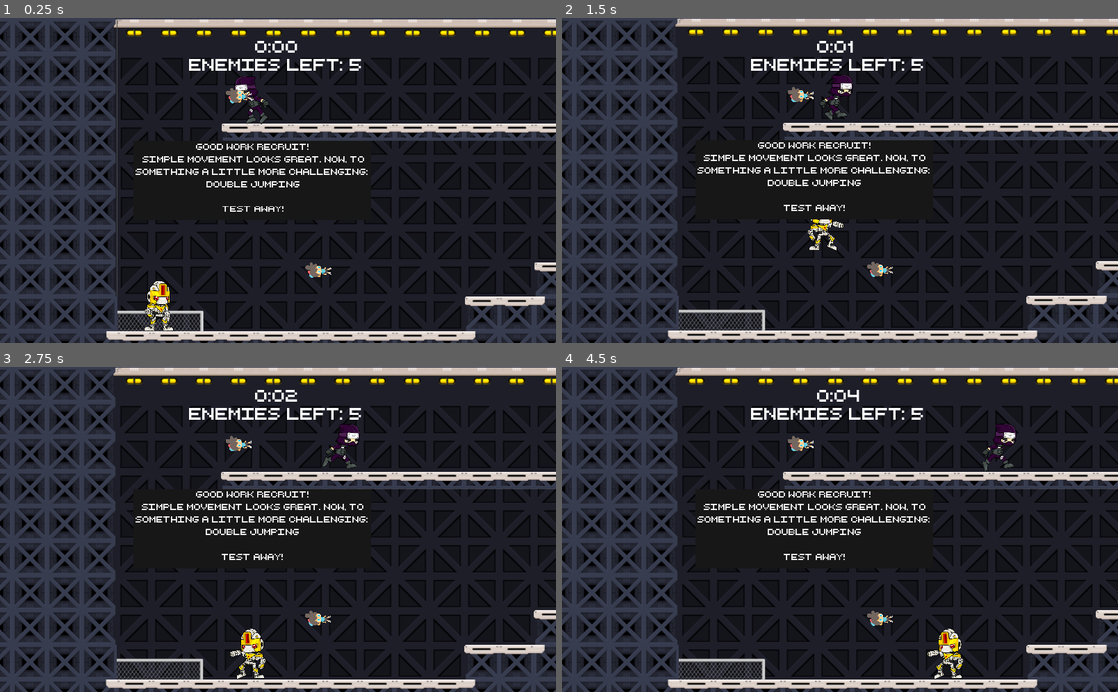
Above: before the commit, frames 1-4 (two rows, left to right).
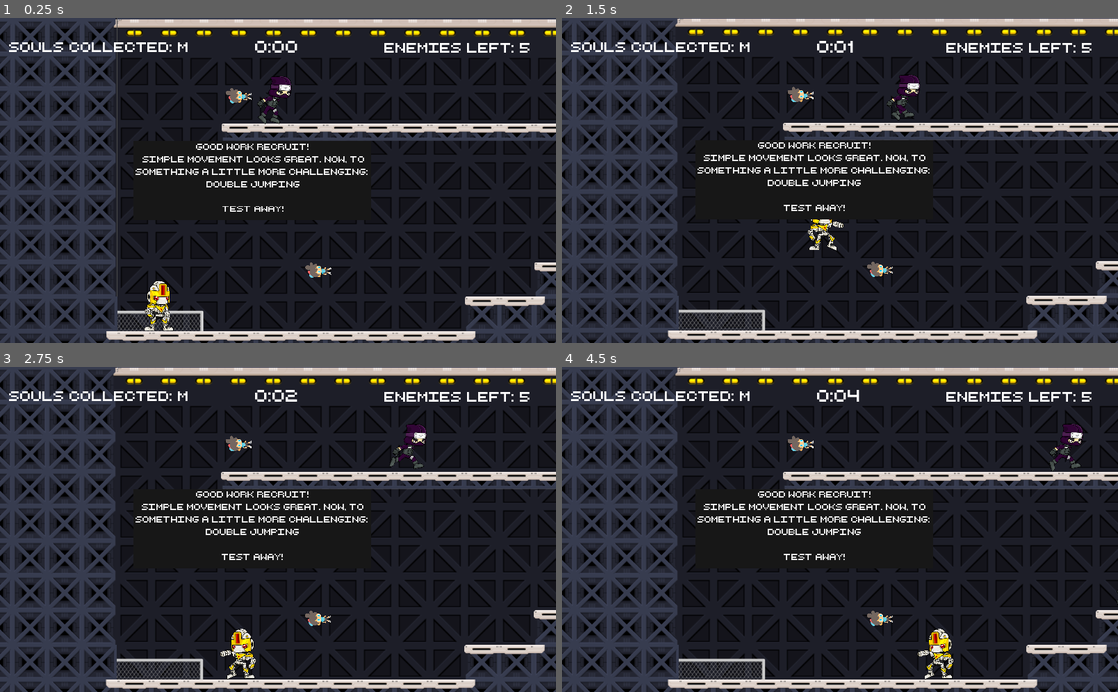
Above: after the commit, the same moments.

Repository: bsu-cs315/FP-LABS
Game: Godot game, scene res://src/Level-3.tscn
The game is run twice, just before and just after one commit, with the same random seed, the same clock (stepped at 60 frames per second) and the same inputs. This scene is started directly instead of the project's main scene.
Inputs:
- Up to frame 1 (0.25 s): no input
- Up to frame 2 (1.5 s): hold Right (move_right) from 0.53 s (still down); tap Space (melee) at 0.6, 1.35 s; tap Up (jump) at 0.77 s
- Up to frame 3 (2.75 s): tap Up (jump) at 1.52 s; release Right (move_right) at 2.03 s; hold Left (move_left) from 2.03 s (still down); tap Space (melee) at 2.1 s
- Up to frame 4 (4.5 s): release Left (move_left) at 2.78 s; hold Right (move_right) 2.78-4.28 s; tap Space (melee) at 2.85, 3.6, 4.35 s; tap Up (jump) at 3.02, 3.77 s; hold Left (move_left) from 4.28 s (still down)

The runs differ from the first frame. In frame 1, 2.0% of the frame differs, in the area x 1-96%, y 7-33%; in frame 2, 2.0%; in frame 3, 2.7%; in frame 4, 2.8%, in the area x 1-96%, y 7-97%.

Commit message:
Change souls to StaticBody's and detect collisions with player

Diff:
--- a/project/SoulCollectible.tscn
+++ b/project/SoulCollectible.tscn
@@ -6,16 +6,14 @@
 radius = 10.8831
 height = 24.0621
 
-[node name="SoulCollectible" type="Node2D"]
+[node name="SoulCollectible" type="StaticBody2D"]
 
 [node name="Sprite" type="Sprite" parent="."]
 rotation = -1.5708
 scale = Vector2( 0.1, 0.1 )
 texture = ExtResource( 1 )
 
-[node name="SoulArea" type="Area2D" parent="."]
-
-[node name="SoulShape" type="CollisionShape2D" parent="SoulArea"]
+[node name="SoulShape" type="CollisionShape2D" parent="."]
 position = Vector2( 0.841843, 17.1175 )
 rotation = -1.5708
 shape = SubResource( 1 )
--- a/project/src/Level-3.gd
+++ b/project/src/Level-3.gd
@@ -98,6 +98,9 @@
 	if body.is_in_group("enemies"):
 		kill_player()
 
+	if body.is_in_group("collectibles"):
+		print("Soul hit")
+
 
 func _on_Player_enemy_hit(body):
 	kill_enemy(body)
--- a/project/src/Level-3.tscn
+++ b/project/src/Level-3.tscn
@@ -873,7 +873,11 @@
 font_data = ExtResource( 16 )
 
 [sub_resource type="DynamicFont" id=32]
-size = 30
+size = 25
+font_data = ExtResource( 16 )
+
+[sub_resource type="DynamicFont" id=33]
+size = 25
 font_data = ExtResource( 16 )
 
 [sub_resource type="DynamicFont" id=25]
@@ -979,19 +983,29 @@
 ] instance=ExtResource( 30 )]
 position = Vector2( 2555.12, 113.393 )
 
-[node name="SoulCollectible" parent="." instance=ExtResource( 36 )]
+[node name="SoulCollectible" parent="." groups=[
+"collectibles",
+] instance=ExtResource( 36 )]
 position = Vector2( 372.222, 447.142 )
 
-[node name="SoulCollectible2" parent="." instance=ExtResource( 36 )]
+[node name="SoulCollectible2" parent="." groups=[
+"collectibles",
+] instance=ExtResource( 36 )]
 position = Vector2( 897.851, 298.491 )
 
-[node name="SoulCollectible3" parent="." instance=ExtResource( 36 )]
+[node name="SoulCollectible3" parent="." groups=[
+"collectibles",
+] instance=ExtResource( 36 )]
 position = Vector2( 225.949, 124.867 )
 
-[node name="SoulCollectible4" parent="." instance=ExtResource( 36 )]
+[node name="SoulCollectible4" parent="." groups=[
+"collectibles",
+] instance=ExtResource( 36 )]
 position = Vector2( 2787.5, 325.843 )
 
-[node name="SoulCollectible5" parent="." instance=ExtResource( 36 )]
+[node name="SoulCollectible5" parent="." groups=[
+"collectibles",
+] instance=ExtResource( 36 )]
 position = Vector2( 2226.2, 99.8934 )
 
 [node name="Player" parent="." instance=ExtResource( 17 )]
@@ -1028,12 +1042,23 @@
 autostart = true
 
 [node name="EnemyCountLabel" type="Label" parent="InfoHUDLayer"]
-margin_left = 346.822
-margin_top = 64.7089
-margin_right = 680.822
-margin_bottom = 104.709
+margin_left = 705.963
+margin_top = 37.3571
+margin_right = 1039.96
+margin_bottom = 77.3571
 custom_fonts/font = SubResource( 32 )
 text = "Enemies Left: N"
+__meta__ = {
+"_edit_use_anchors_": false
+}
+
+[node name="CollectCountLabel" type="Label" parent="InfoHUDLayer"]
+margin_left = 15.4597
+margin_top = 35.6762
+margin_right = 370.46
+margin_bottom = 68.6762
+custom_fonts/font = SubResource( 33 )
+text = "Souls collected: M"
 __meta__ = {
 "_edit_use_anchors_": false
 }
--- a/project/src/Player.gd
+++ b/project/src/Player.gd
@@ -120,6 +120,7 @@
 
 func _on_PlayerArea_body_shape_entered(_body_id, body, _body_shape, _area_shape):
 	emit_signal("player_hit", body)
+	print("hit by " + str(body))
 
 
 func _on_melee_collision_entered(_body_id, body, _body_shape, _area_shape):
Not shown: 1 places in project/src/Level-3.tscn that only renumber resources
